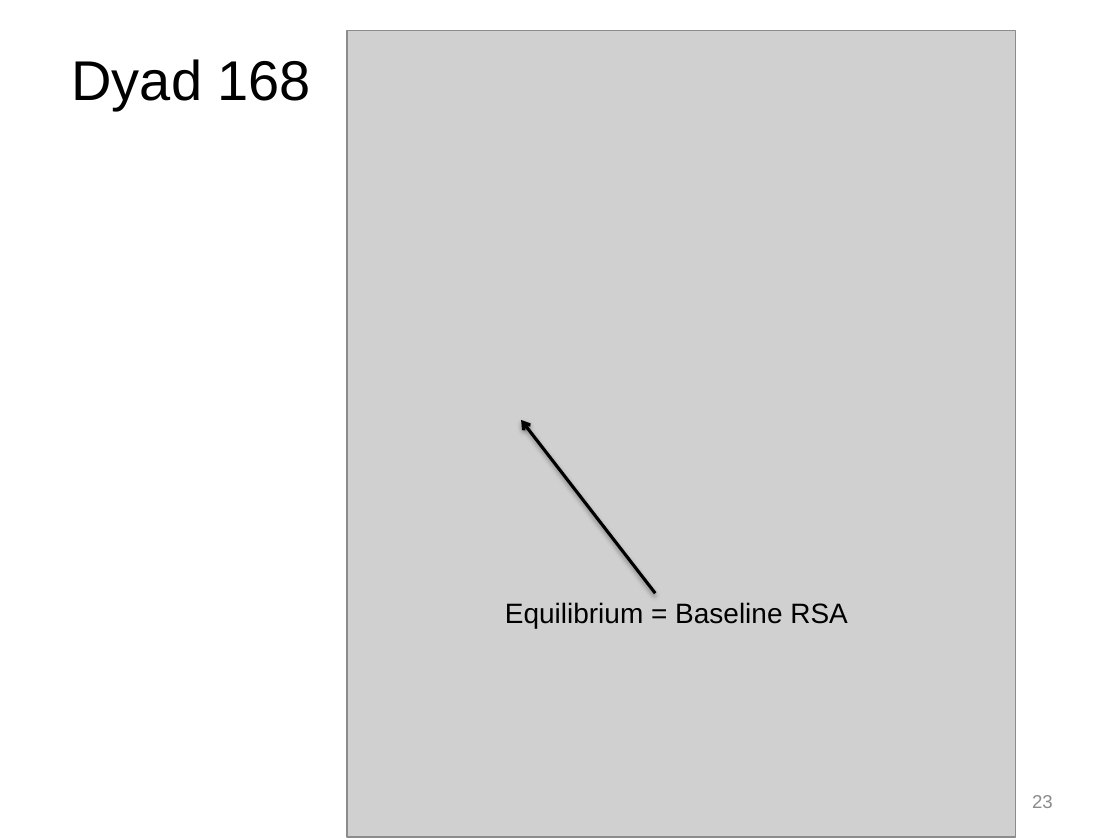
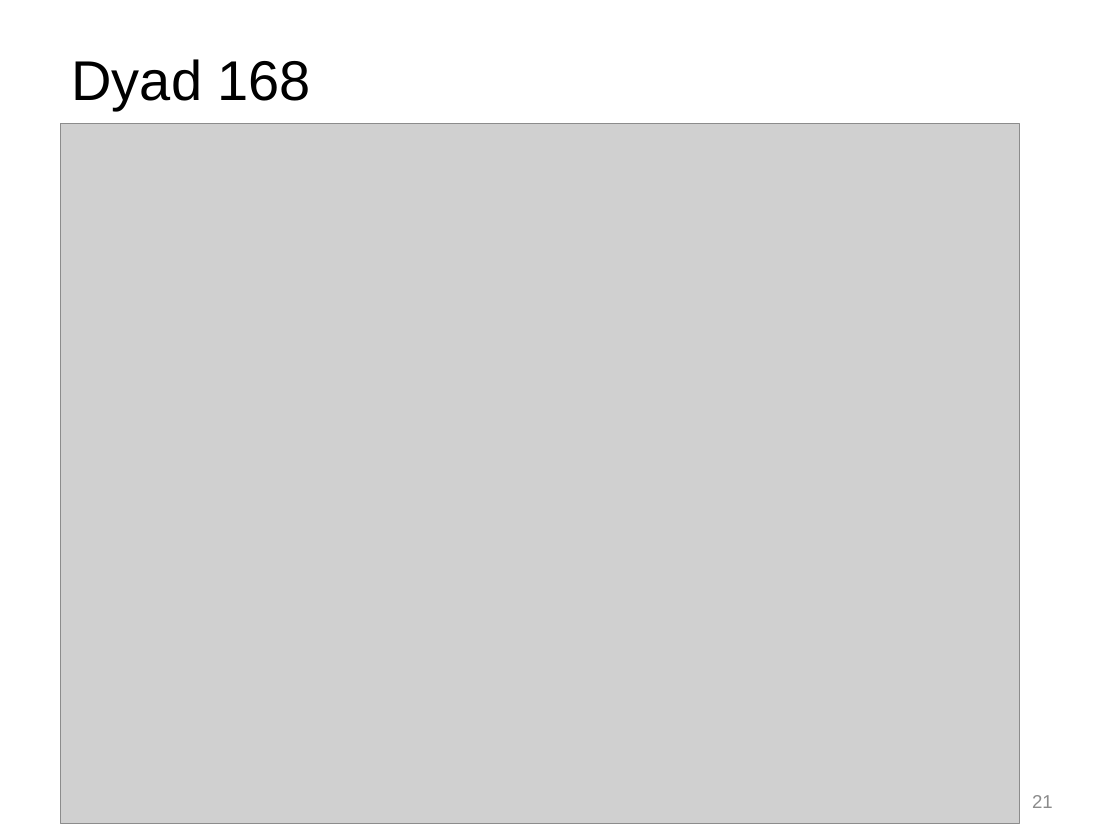
Before and after one commit to mayazrm/KZNB, a slide deck: slide 21 of DSM/Bolger_DSM_Report_from_the_Trenches_170614.pptx (slide 23 before the commit). Drawn at 1120x840 pixels with LibreOffice and Linux fonts; fonts in the diff are those of the drawing; grey boxes stand for pictures. Boxes give left, top, right and bottom in pixels: in the first picture for what was removed or moved away, otherwise in the second. Text is boxed around its words. In the diff, an @@ line names an element or a change of style, - is before the commit and + after.

```diff
--- a/DSM/Bolger_DSM_Report_from_the_Trenches_170614.pptx
+++ b/DSM/Bolger_DSM_Report_from_the_Trenches_170614.pptx
@@ picture: place and size @@
-picture at bbox=[347, 31, 1016, 838]
+picture at bbox=[60, 123, 1019, 823]
@@ arrow removed from (655, 594) to (521, 420) @@
@@ text removed at bbox=[505, 602, 848, 628] @@
-Equilibrium = Baseline RSA
@@ page number at bbox=[1032, 795, 1053, 808]: text changed @@
-23
+21
```
Also in this commit, not shown: 10 other slides changed, 4 slides added, 1 slide removed, 2 other files.
